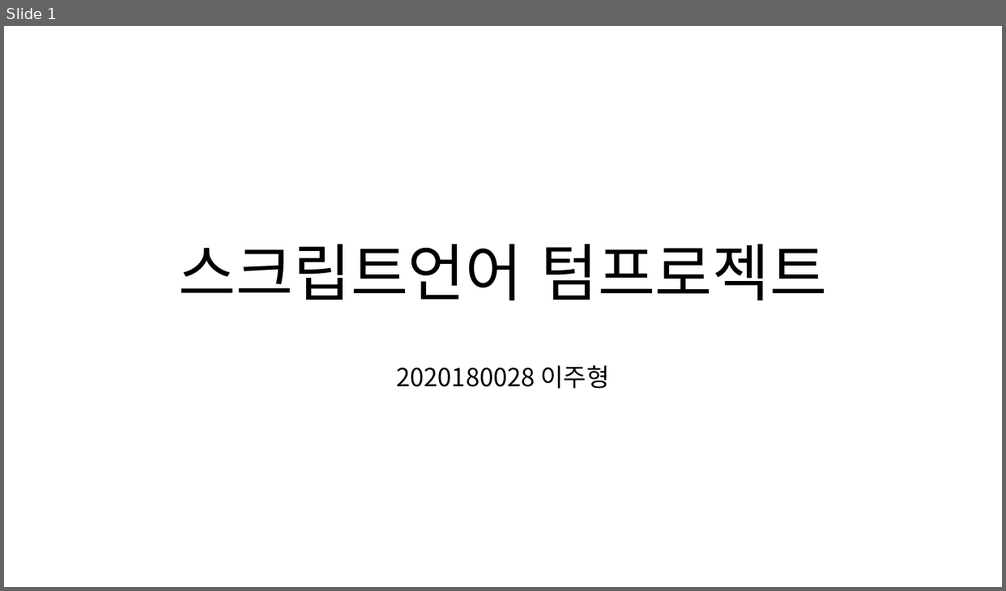
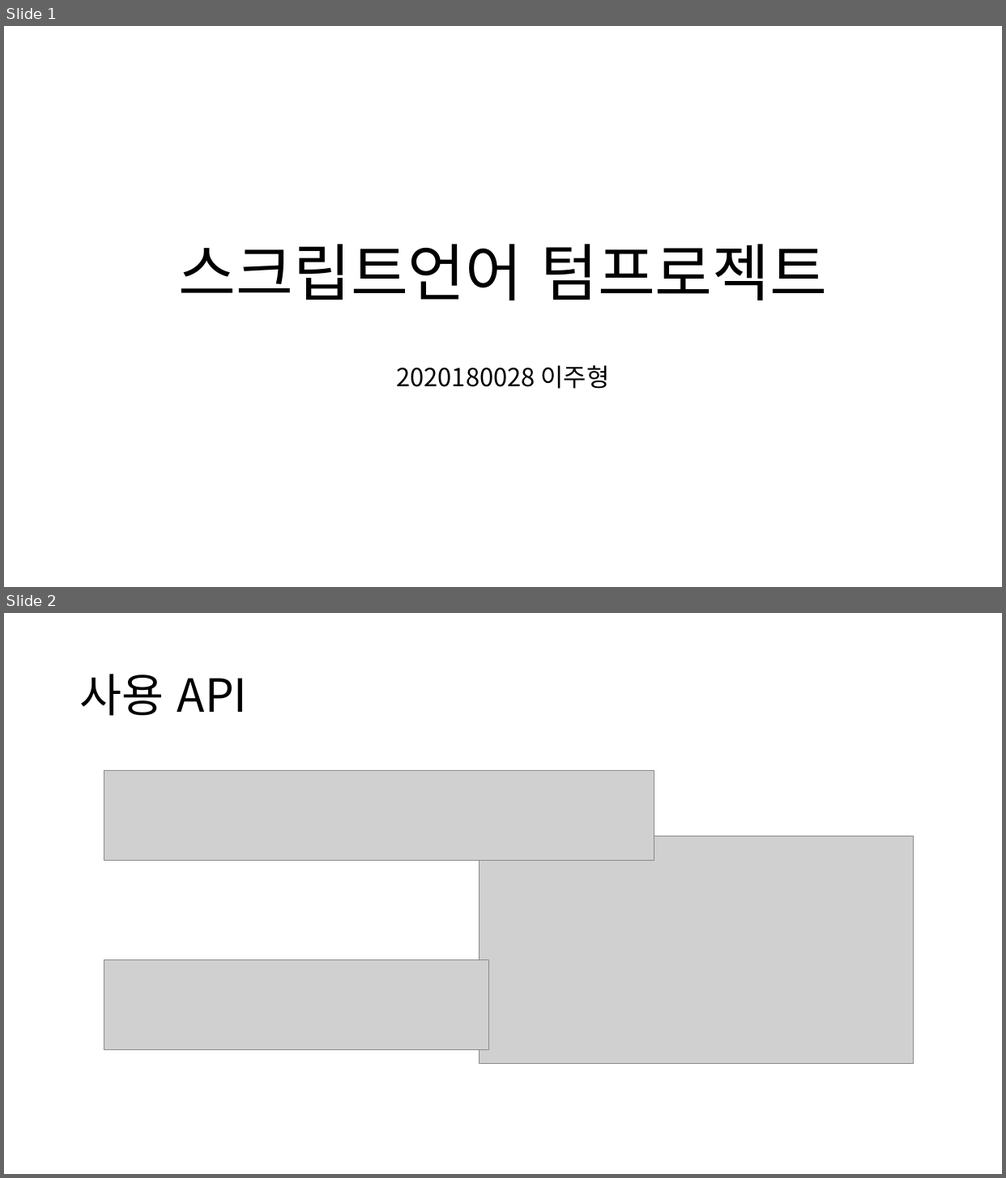
Before and after one commit to Jirung-E/Script_termproject, a slide deck: docs/스크립트언어_텀프로젝트_중간발표.pptx. Shown one above the other, each under a label of ours: slide 1 before the commit, slides 1 and 2 after it. The pictures are 1006x591 and 1006x1178 pixels, drawn with LibreOffice and Linux fonts; fonts in the diff are those of the drawing; grey boxes stand for pictures. Boxes give left, top, right and bottom in pixels: in the first picture for what was removed or moved away, otherwise in the second. Text is boxed around its words. In the diff, an @@ line names an element or a change of style, - is before the commit and + after.

```diff
--- a/docs/스크립트언어_텀프로젝트_중간발표.pptx
+++ b/docs/스크립트언어_텀프로젝트_중간발표.pptx
@@ slide 2 added at bbox=[4, 613, 1002, 1174], background #FFFFFF @@
@@ title added at bbox=[80, 674, 248, 716], 44 pt, text #000000 @@
+사용 API
@@ picture added at bbox=[104, 770, 654, 860] @@
@@ picture added at bbox=[479, 836, 914, 1063] @@
@@ picture added at bbox=[104, 960, 489, 1050] @@
```
Also in this commit, not shown: 2 slides changed, 3 other files.
